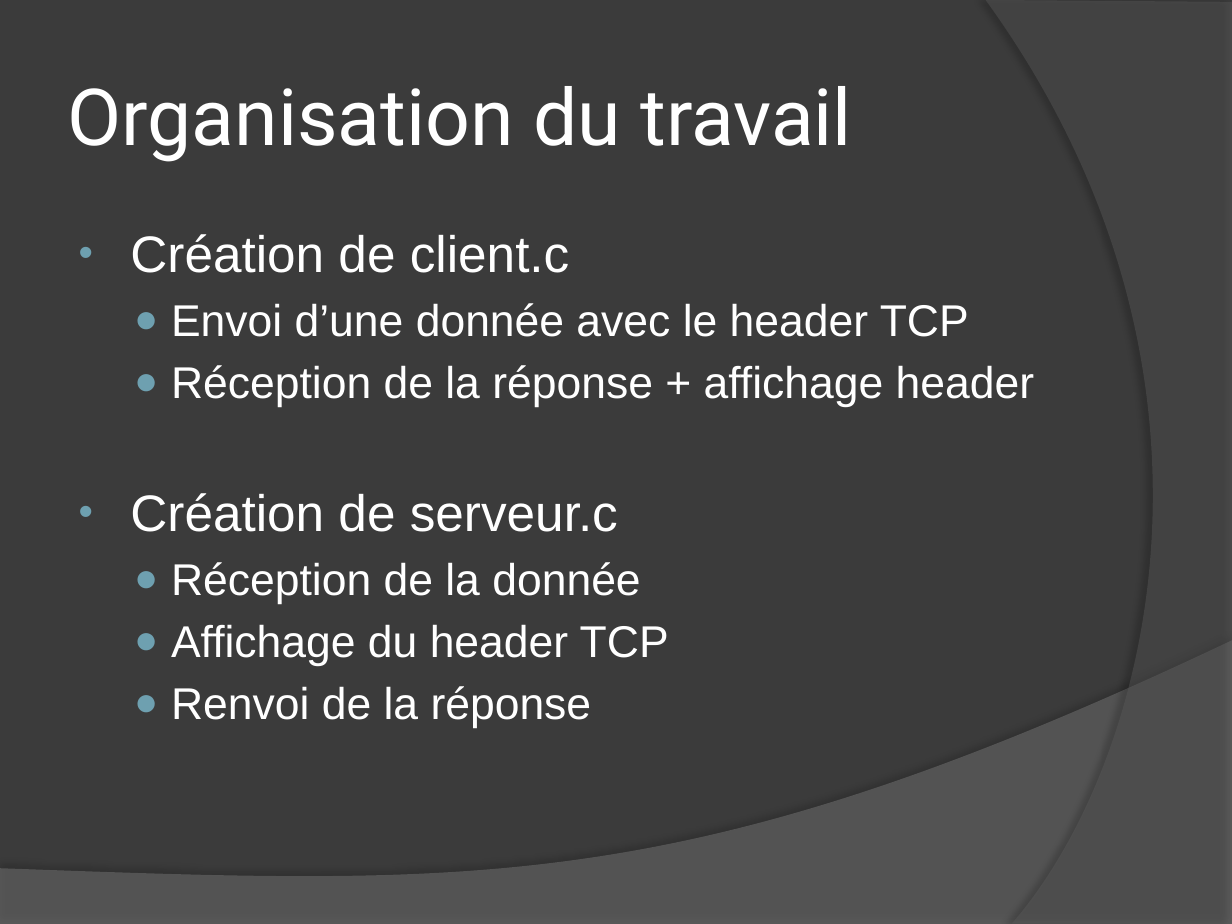
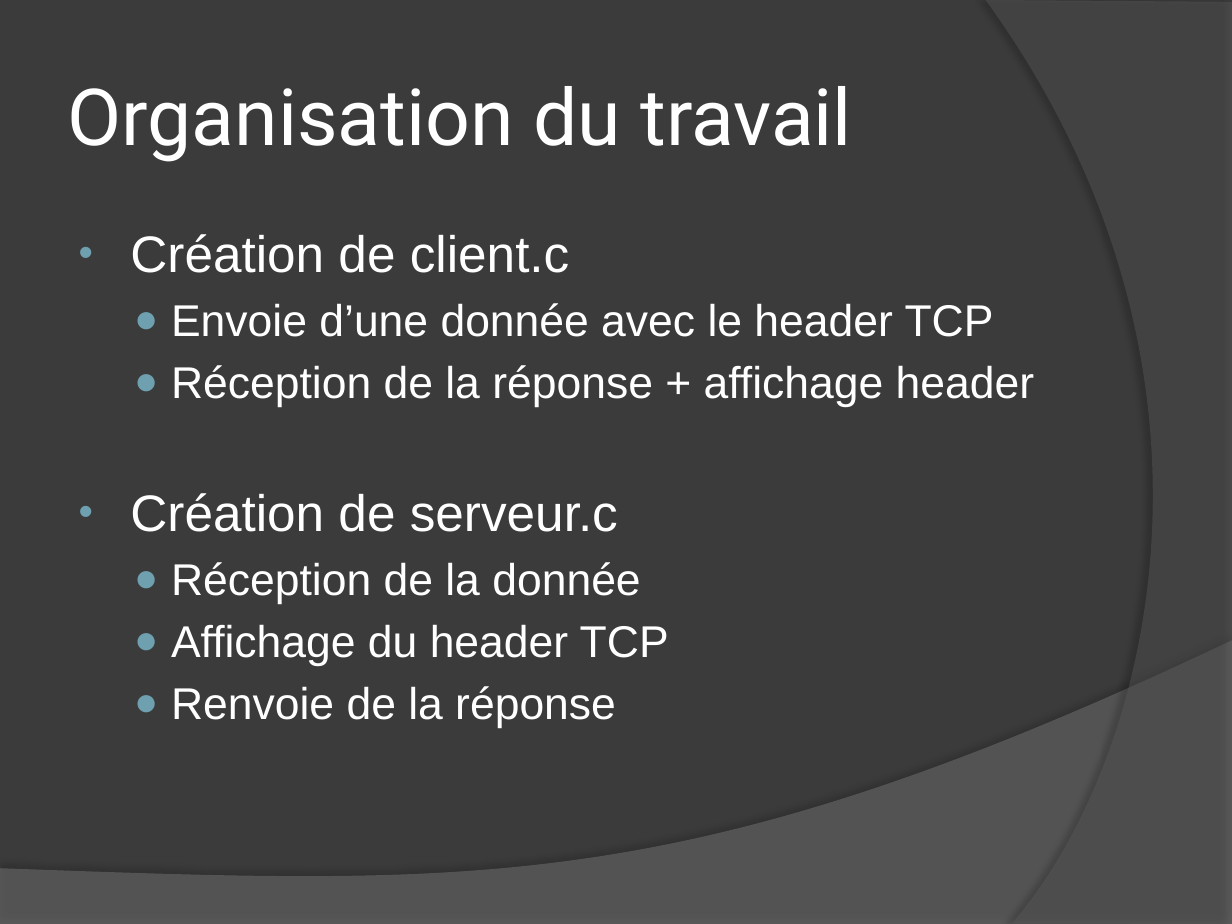
Before and after one commit to antoineludwig/Projet-Reseau, a slide deck: slide 3 of document/PresentationReseau.pptx. Drawn at 1232x924 pixels with LibreOffice and Linux fonts; fonts in the diff are those of the drawing. Boxes give left, top, right and bottom in pixels: in the first picture for what was removed or moved away, otherwise in the second. Text is boxed around its words. In the diff, an @@ line names an element or a change of style, - is before the commit and + after.

```diff
--- a/document/PresentationReseau.pptx
+++ b/document/PresentationReseau.pptx
@@ text at [171, 303, 994, 337]: text changed @@
-  ● Envoi d’une donnée avec le header TCP
+  ● Envoie d’une donnée avec le header TCP
@@ text at [171, 686, 616, 728]: text changed @@
-  ● Renvoi de la réponse
+  ● Renvoie de la réponse
```
Also in this commit, not shown: 1 other slide changed, 5 slides added.
